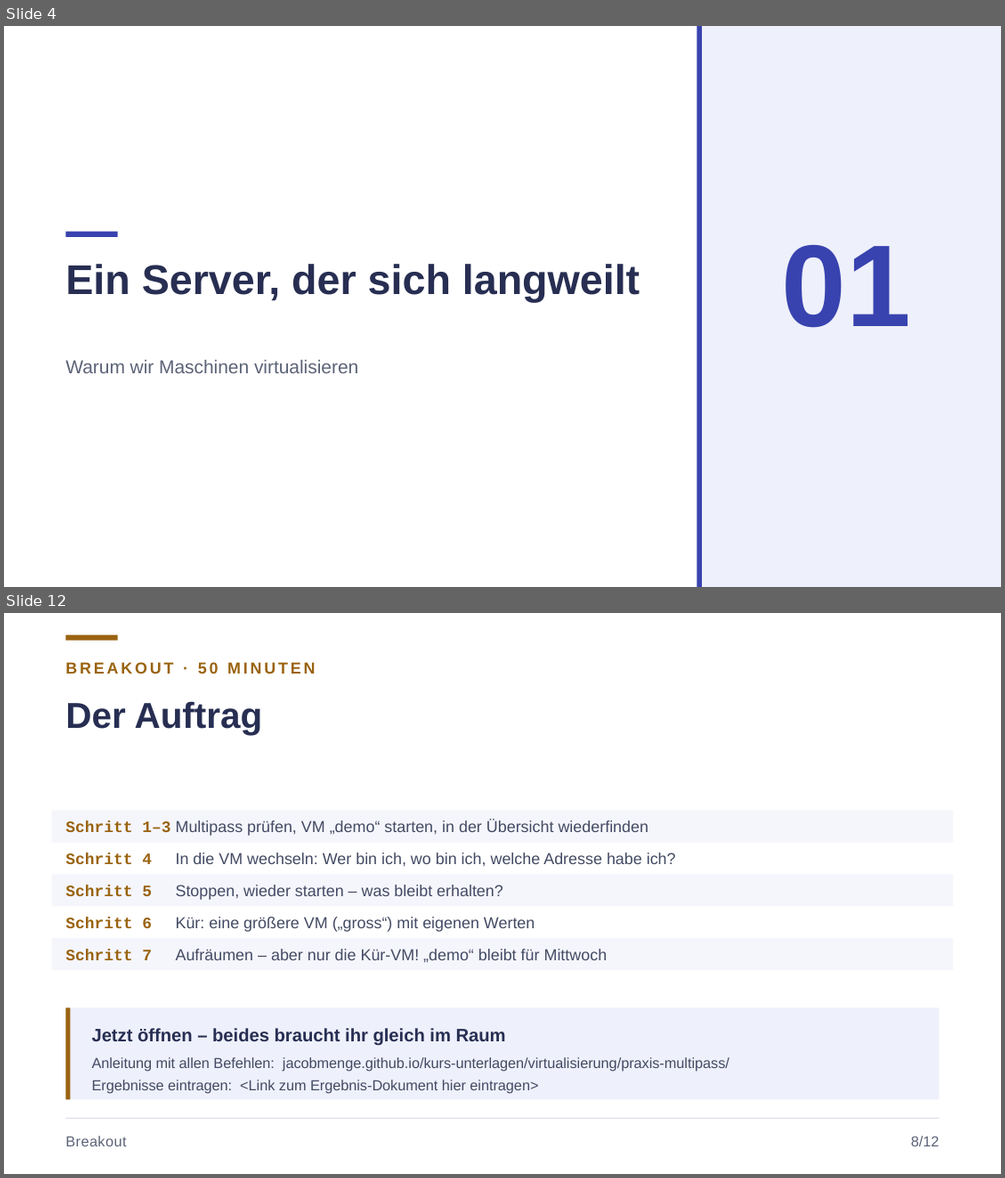
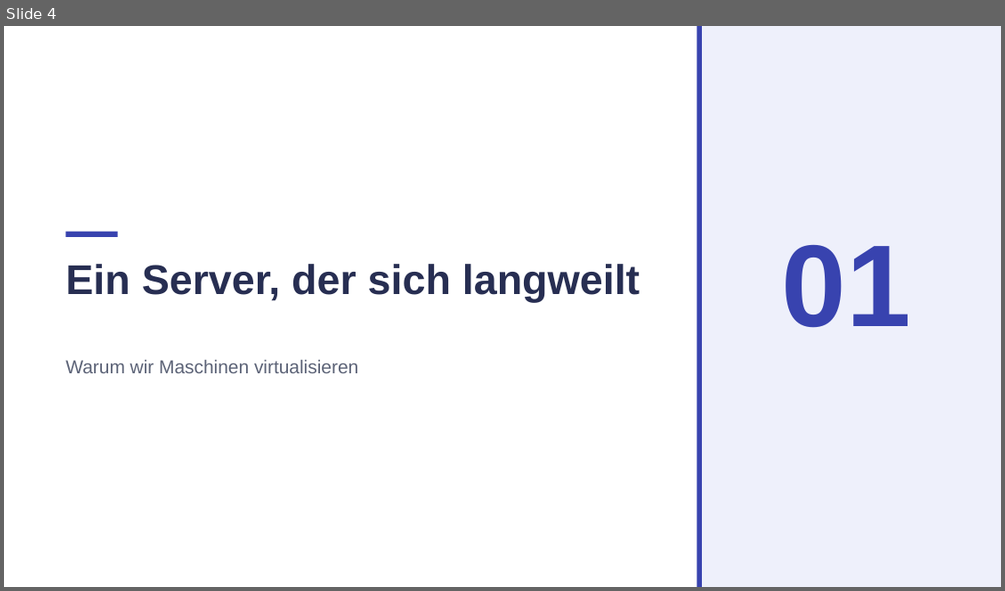
Before and after one commit to JacobMenge/kurs-unterlagen, a slide deck: folien/04-virtualisierung.pptx. Shown one above the other, each under a label of ours: slides 4 and 12 before the commit, slide 4 after it; the slides between them are not shown. The pictures are 1005x1178 and 1005x591 pixels, drawn with LibreOffice and Linux fonts; fonts in the diff are those of the drawing. Boxes give left, top, right and bottom in pixels: in the first picture for what was removed or moved away, otherwise in the second. Text is boxed around its words. In the diff, an @@ line names an element or a change of style, - is before the commit and + after.

Commit message:
virtualisierung + docker folien

```diff
--- a/folien/04-virtualisierung.pptx
+++ b/folien/04-virtualisierung.pptx
@@ slide 12 removed at (x1=4, y1=613, x2=1001, y2=1174), background #FFFFFF @@
@@ rectangle removed at (x1=65, y1=635, x2=118, y2=641) @@
@@ text removed at (x1=65, y1=662, x2=316, y2=674) @@
-BREAKOUT · 50 MINUTEN
@@ text removed at (x1=65, y1=701, x2=263, y2=735) @@
-Der Auftrag
@@ rectangle removed at (x1=52, y1=811, x2=953, y2=843) @@
@@ text removed at (x1=65, y1=821, x2=170, y2=832) @@
-Schritt 1–3
@@ text removed at (x1=176, y1=820, x2=649, y2=835) @@
-Multipass prüfen, VM „demo“ starten, in der Übersicht wiederfinden
@@ text removed at (x1=176, y1=852, x2=676, y2=867) @@
-In die VM wechseln: Wer bin ich, wo bin ich, welche Adresse habe ich?
@@ rectangle removed at (x1=52, y1=874, x2=953, y2=906) @@
@@ text removed at (x1=65, y1=853, x2=152, y2=864) @@
-Schritt 4
@@ text removed at (x1=65, y1=885, x2=152, y2=896) @@
-Schritt 5
@@ text removed at (x1=176, y1=884, x2=503, y2=900) @@
-Stoppen, wieder starten – was bleibt erhalten?
@@ text removed at (x1=65, y1=916, x2=152, y2=928) @@
-Schritt 6
@@ text removed at (x1=176, y1=916, x2=534, y2=932) @@
-Kür: eine größere VM („gross“) mit eigenen Werten
@@ rectangle removed at (x1=52, y1=938, x2=953, y2=970) @@
@@ text removed at (x1=65, y1=949, x2=152, y2=960) @@
-Schritt 7
@@ text removed at (x1=176, y1=949, x2=607, y2=962) @@
-Aufräumen – aber nur die Kür-VM! „demo“ bleibt für Mittwoch
@@ rectangle removed at (x1=65, y1=1008, x2=939, y2=1100) @@
@@ rectangle removed at (x1=65, y1=1008, x2=70, y2=1100) @@
@@ text removed at (x1=92, y1=1028, x2=506, y2=1046) @@
-Jetzt öffnen – beides braucht ihr gleich im Raum
@@ text removed at (x1=92, y1=1057, x2=729, y2=1094) @@
-Anleitung mit allen Befehlen: jacobmenge.github.io/kurs-unterlagen/virtualisierung/praxis-multipass/
-Ergebnisse eintragen: <Link zum Ergebnis-Dokument hier eintragen>
@@ line removed from (65, 1119) to (939, 1119) @@
@@ text removed at (x1=65, y1=1135, x2=126, y2=1146) @@
-Breakout
@@ text removed at (x1=911, y1=1135, x2=939, y2=1146) @@
-8/12
```
Also in this commit, not shown: 9 slides changed, 8 slides added, 6 other slides removed, 6 other files.
